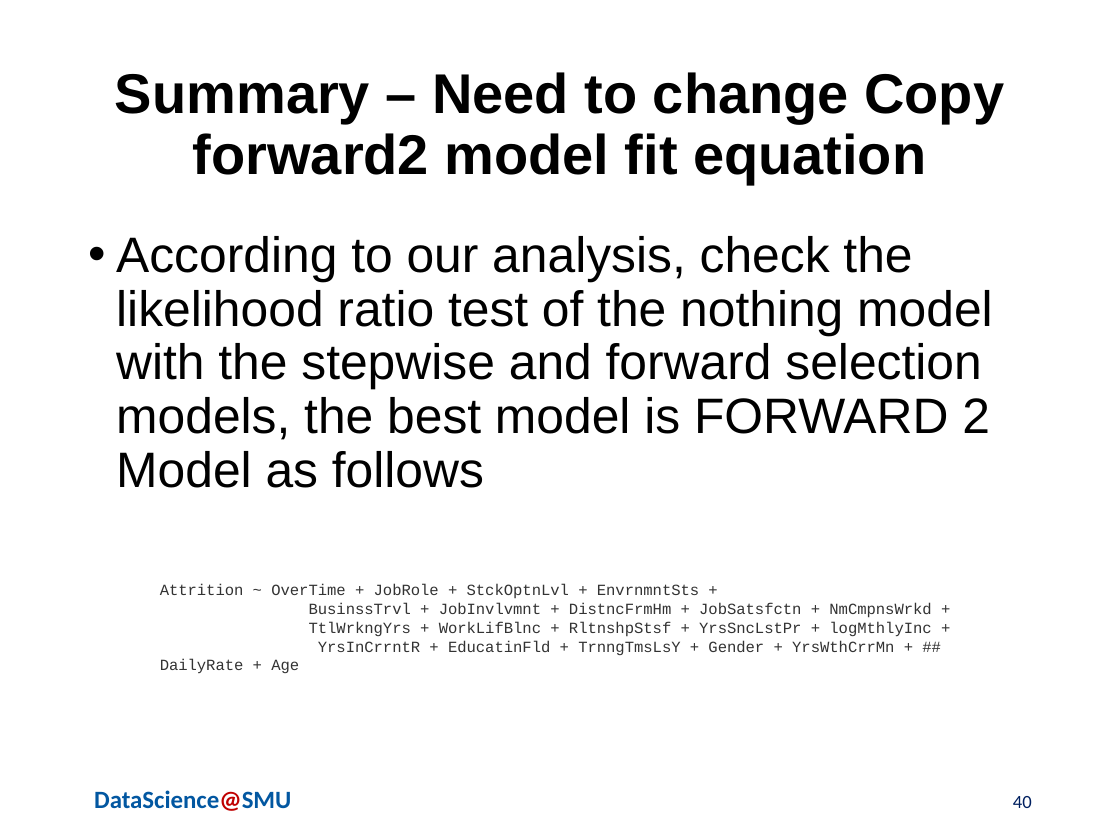
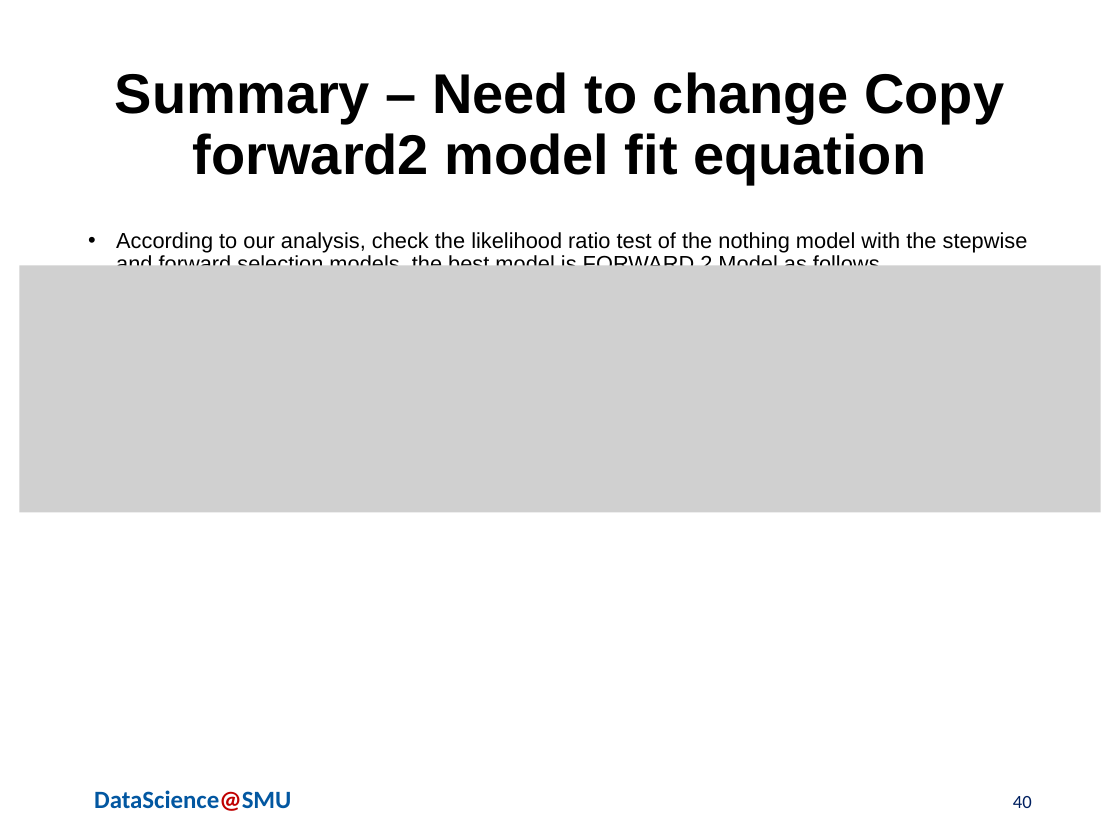
Before and after one commit to chaoshunh/SMU_MSDS, a slide deck: slide 40 of Doing_Data_Science/CaseStudy2/Reports/MSDSPresentation.pptx. Drawn at 1120x840 pixels with LibreOffice and Linux fonts; fonts in the diff are those of the drawing; grey boxes stand for pictures; background and template pictures are left out. Boxes give left, top, right and bottom in pixels: in the first picture for what was removed or moved away, otherwise in the second. Text is boxed around its words. In the diff, an @@ line names an element or a change of style, - is before the commit and + after.

Commit message:
Add files via upload
Added the fit models

```diff
--- a/Doing_Data_Science/CaseStudy2/Reports/MSDSPresentation.pptx
+++ b/Doing_Data_Science/CaseStudy2/Reports/MSDSPresentation.pptx
@@ text "According to our analysis, check ..." at bbox=[116, 232, 1028, 266]: size 32 to 14 pt @@
@@ picture added at bbox=[19, 265, 1101, 513] @@
@@ text removed at bbox=[160, 584, 931, 673] @@
-Attrition ~ OverTime + JobRole + StckOptnLvl + EnvrnmntSts +
-BusinssTrvl + JobInvlvmnt + DistncFrmHm + JobSatsfctn + NmCmpnsWrkd +
-TtlWrkngYrs + WorkLifBlnc + RltnshpStsf + YrsSncLstPr + logMthlyInc +
-YrsInCrrntR + EducatinFld + TrnngTmsLsY + Gender + YrsWthCrrMn + ## DailyRate + Age
```
Also in this commit, not shown: 9 other slides changed.
